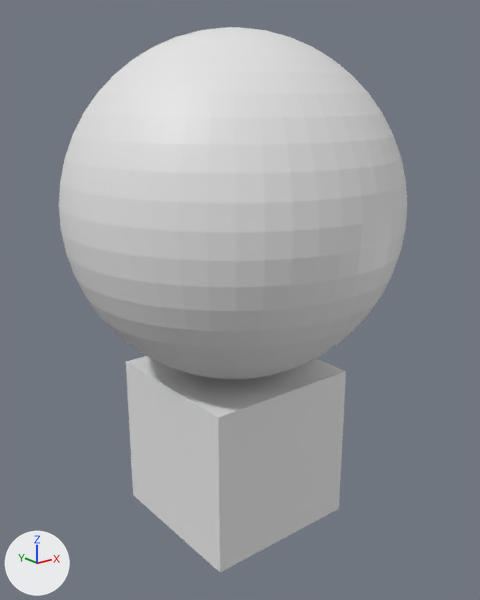
The glTF model fpv/models/a.glb: old version first, new version second.
One viewpoint serves both versions: a 50 mm camera at (-4.85, -6.19, 5.18) aimed at (0.04, -0.07, 2.74). The axes (+X, +Y, +Z) are drawn at lower left. The lights are the same throughout. Where no turn or scale is listed for an object, it has been applied to the vertices.

Before the edit, the objects in view are built like this:
```python
me_cube = bpy.data.meshes.new('Cube')
me_cube.from_pydata(...)  # a box spanning x -1.0..1.0, y -1.0..1.0, z -1.0..1.0
me_cube.materials.append(mat_material)  # white #e7e7e7
me_export__22 = bpy.data.meshes.new('export (22)')
me_export__22.from_pydata(...)  # 1158 vertices, 2308 faces; spans x -2.0..2.0, y -2.0..2.0, z -2.0..2.0
ob_cube = bpy.data.objects.new('Cube', me_cube)
ob_cube.location = (0.0, 0.0, 0.84)
ob_export__22 = bpy.data.objects.new('export (22)', me_export__22)
ob_export__22.location = (0.0, 0.0, 3.85)
```
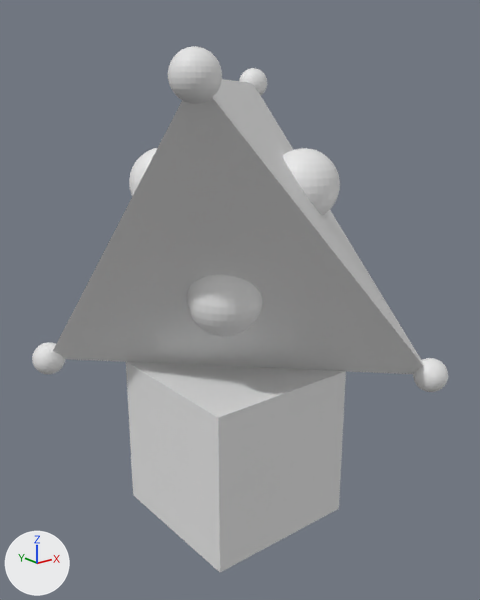
The newer file is also turned or shifted as a whole; pictures and numbers use the older file's frame.

The change in detail:
Mesh me_export__20 is new.
It has 3308 vertices, 6612 faces and spans x -1.94..1.94, y -1.94..1.94, z -1.94..1.94.
Object 'export (22)' (ob_export__22) is deleted.
Object 'export (20)' (ob_export__20) is new; it shows me_export__20.
Its location is (0.0, 0.0, 3.57).

Boxes (x1, y1, x2, y2) around the edits, measured in the pictures (480 x 600 px):
'export (22)', deleted: before (59, 27, 407, 379)
'export (20)', added: after (32, 46, 448, 392)
